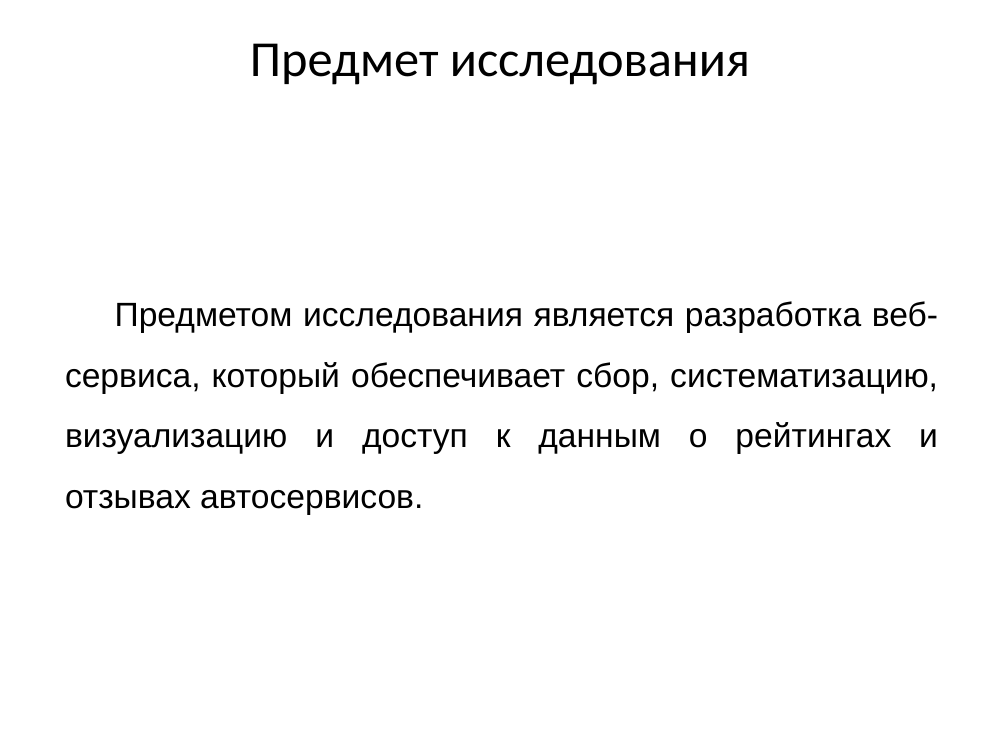
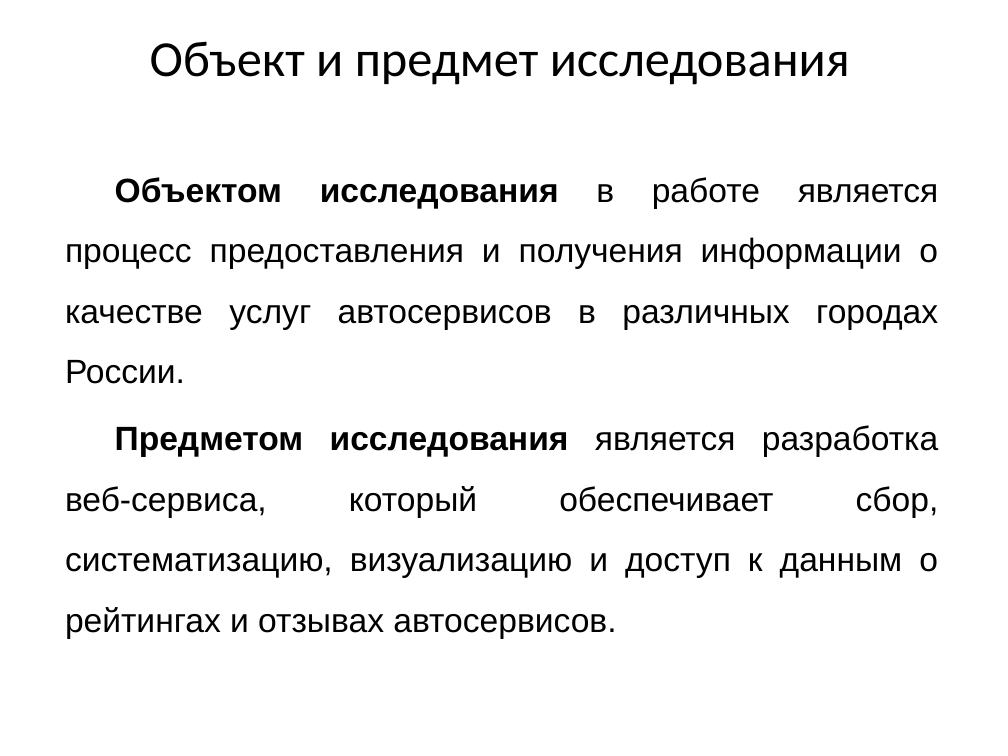
Before and after one commit to vadimgilka/-arRatingWebsite, a slide deck: slide 5 of Documentation/My documentation/Predzashita_Gailevich.pptx. Drawn at 1008x756 pixels with LibreOffice and Linux fonts; fonts in the diff are those of the drawing. Boxes give left, top, right and bottom in pixels: in the first picture for what was removed or moved away, otherwise in the second. Text is boxed around its words. In the diff, an @@ line names an element or a change of style, - is before the commit and + after.

```diff
--- a/Documentation/My documentation/Predzashita_Gailevich.pptx
+++ b/Documentation/My documentation/Predzashita_Gailevich.pptx
@@ title at (150, 41, 850, 85): text changed @@
-Предмет исследования
+Объект и предмет исследования
@@ subtitle at (65, 177, 939, 384): paragraph added @@
+Объектом исследования в работе является процесс предоставления и получения информации о качестве услуг автосервисов в различных городах России.
@@ subtitle at (65, 425, 939, 639): bold on in "Предметом исследования" @@
```
Also in this commit, not shown: 8 other slides changed, 1 slide added, 3 slides removed.
